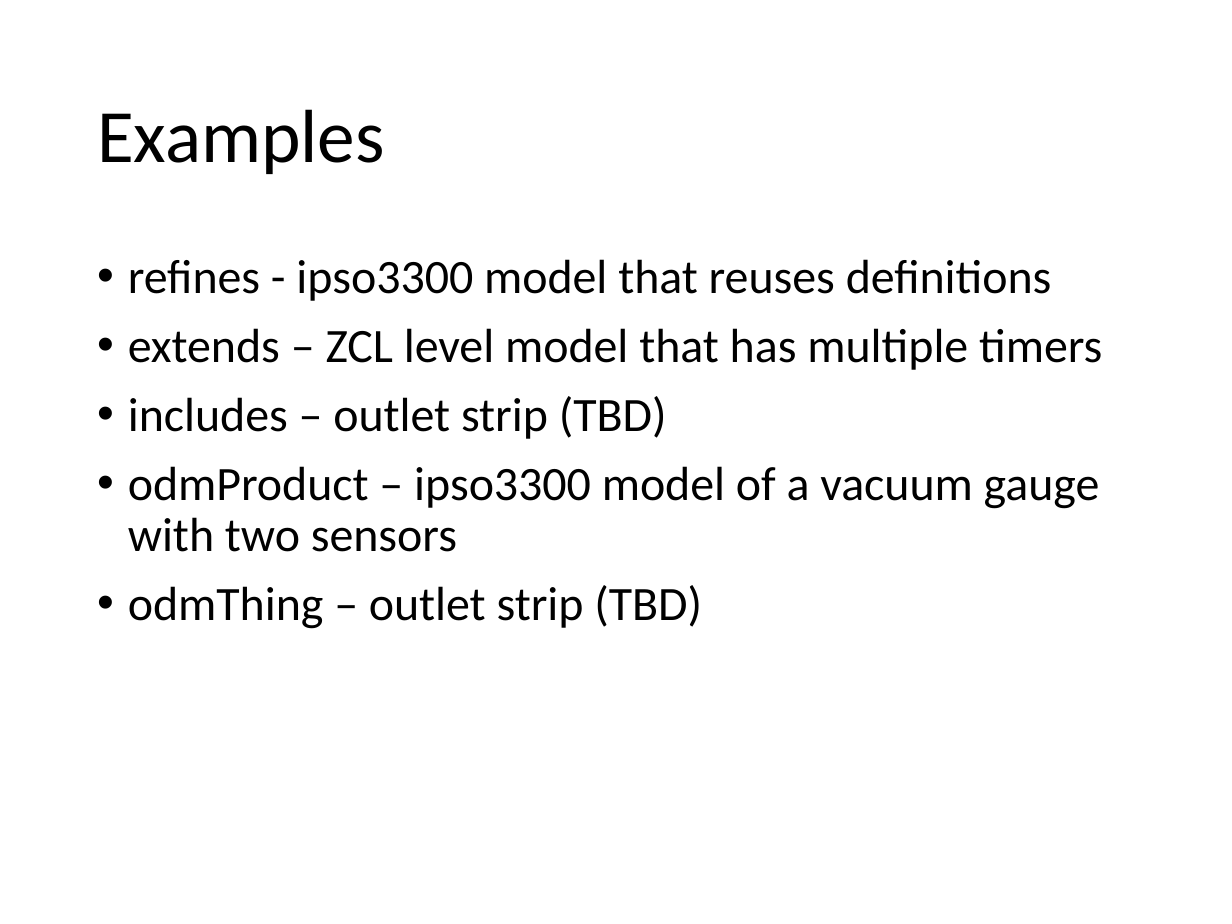
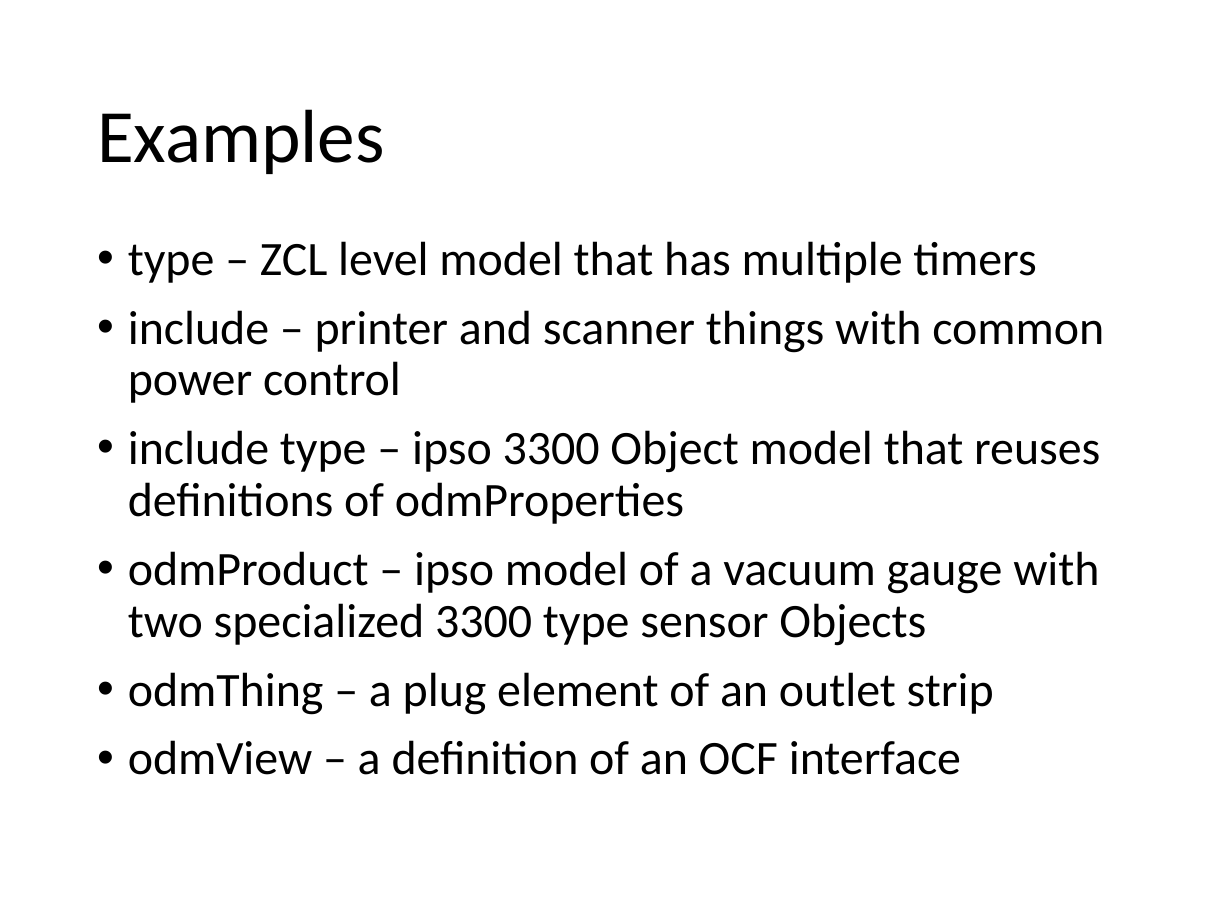
Before and after one commit to mjkoster/ODM-Examples, a slide deck: slide 9 of sdf-extensions.pptx (slide 10 before the commit). Drawn at 1232x924 pixels with LibreOffice and Linux fonts; fonts in the diff are those of the drawing. Boxes give left, top, right and bottom in pixels: in the first picture for what was removed or moved away, otherwise in the second. Text is boxed around its words. In the diff, an @@ line names an element or a change of style, - is before the commit and + after.

Commit message:
added an OCF example
added an OCF example to illustrate the use of the odmView class to model OCF Interface Types

```diff
--- a/sdf-extensions.pptx
+++ b/sdf-extensions.pptx
@@ text at (x1=128, y1=241, x2=1104, y2=775): text changed @@
-• refines - ipso3300 model that reuses definitions
-• extends – ZCL level model that has multiple timers
-• includes – outlet strip (TBD)
-• odmProduct – ipso3300 model of a vacuum gauge with two sensors
-• odmThing – outlet strip (TBD)
+• type – ZCL level model that has multiple timers
+• include – printer and scanner things with common power control
+• include type – ipso 3300 Object model that reuses definitions of odmProperties
+• odmProduct – ipso model of a vacuum gauge with two specialized 3300 type sensor Objects
+• odmThing – a plug element of an outlet strip
+• odmView – a definition of an OCF interface
```
Also in this commit, not shown: 4 other slides changed, 4 slides added, 2 slides removed, 2 other files.
